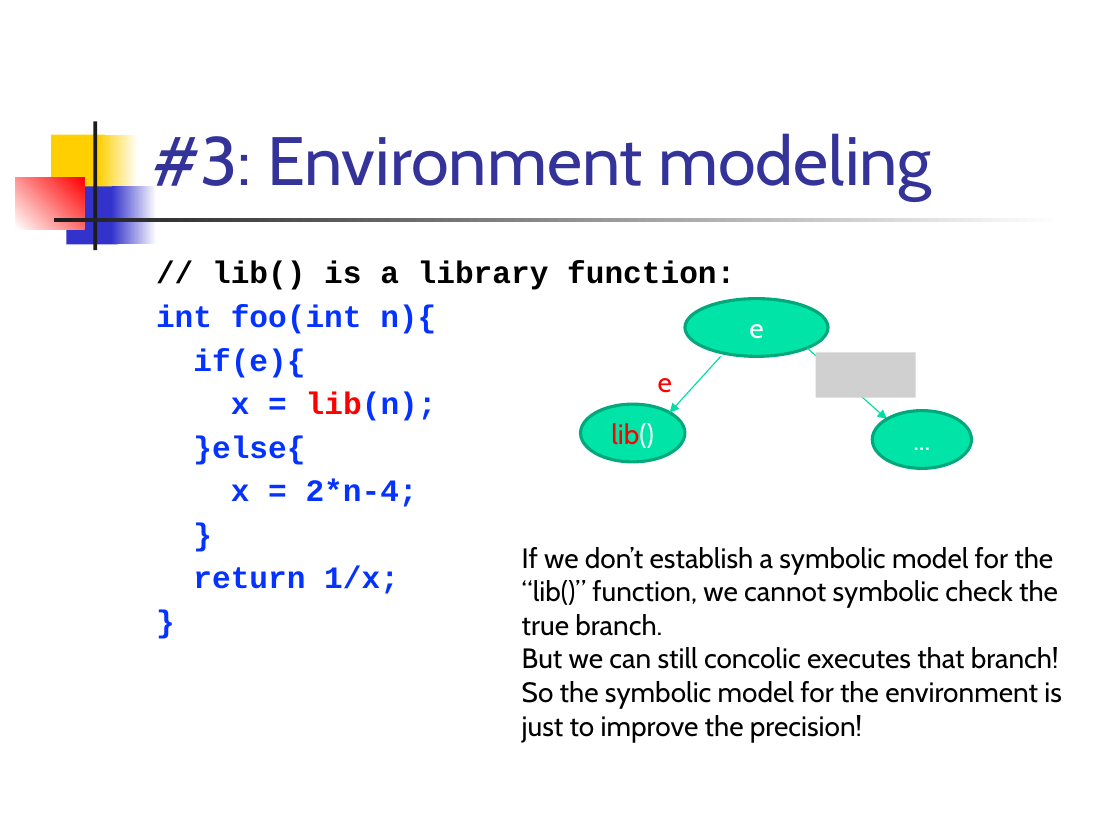
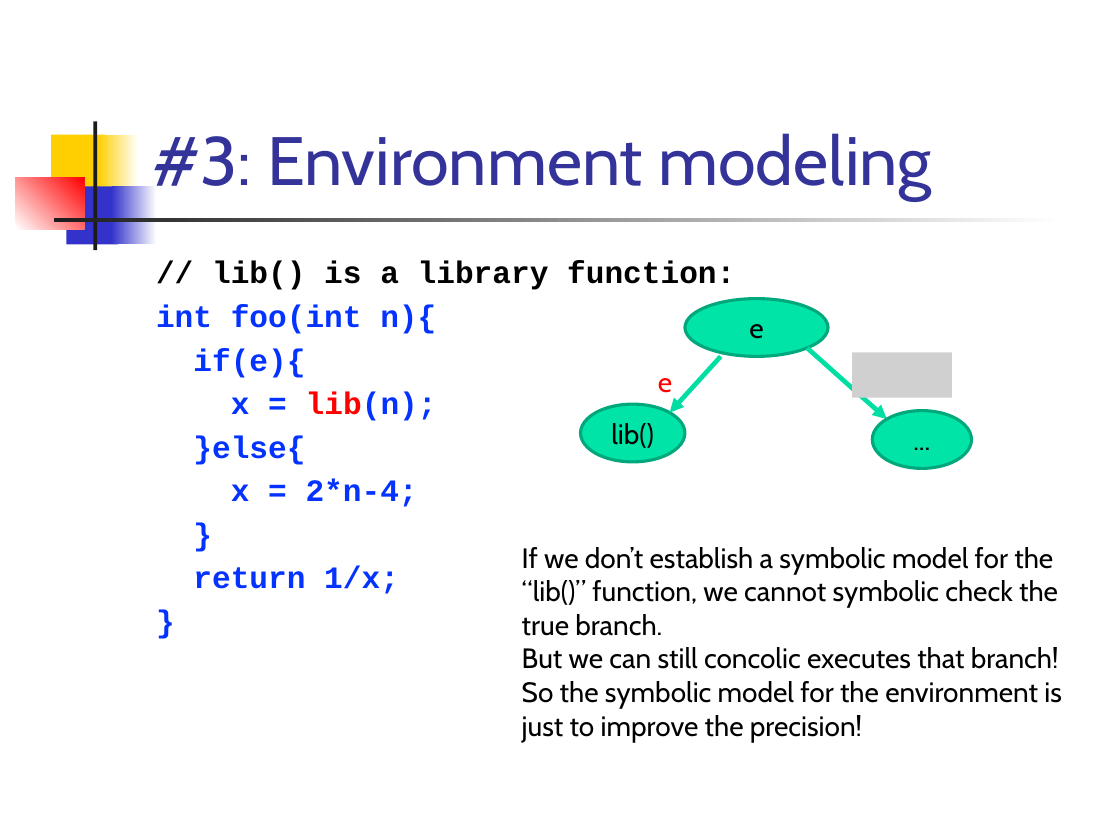
Before and after one commit to csslab-ustc/csslab-ustc.github.io, a slide deck: slide 25 of courses/theory/slides/lec17-concolic.pptx. Drawn at 1120x840 pixels with LibreOffice and Linux fonts; fonts in the diff are those of the drawing; grey boxes stand for pictures. Boxes give left, top, right and bottom in pixels: in the first picture for what was removed or moved away, otherwise in the second. Text is boxed around its words. In the diff, an @@ line names an element or a change of style, - is before the commit and + after.

```diff
--- a/courses/theory/slides/lec17-concolic.pptx
+++ b/courses/theory/slides/lec17-concolic.pptx
@@ ellipse "e" at box(685, 299, 829, 357): text colour #FFFFFF to #000000 @@
@@ arrow (721, 356) - (670, 412): stroke #00DFA4 0.75 pt to #00DFA4 3 pt @@
@@ arrow (808, 348) - (887, 419): stroke #00DFA4 0.75 pt to #00DFA4 3 pt @@
@@ picture: place and size @@
-picture at box(815, 353, 915, 398)
+picture at box(852, 353, 952, 398)
@@ ellipse "lib()" at box(580, 404, 684, 463): text colour #FF0000 to #000000, text colour #FFFFFF to #000000 in "lib()" @@
@@ ellipse "..." at box(872, 411, 972, 469): text colour #FFFFFF to #000000 @@
```
Also in this commit, not shown: 16 other slides changed, 6 other files.
